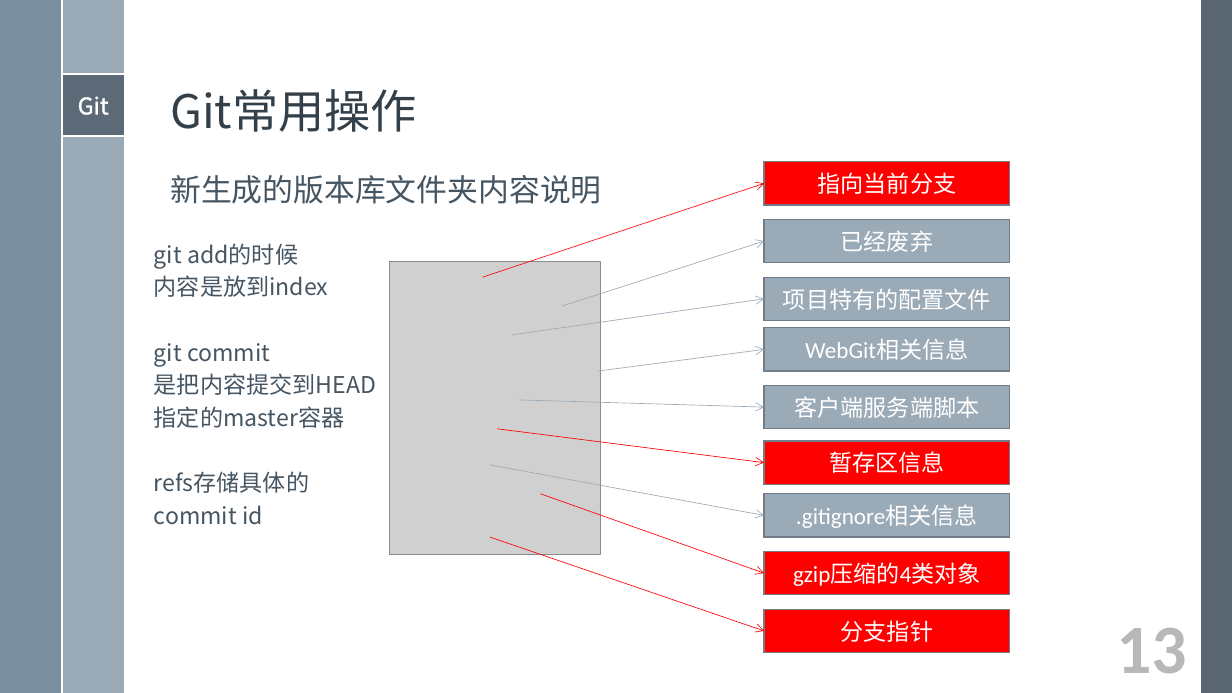
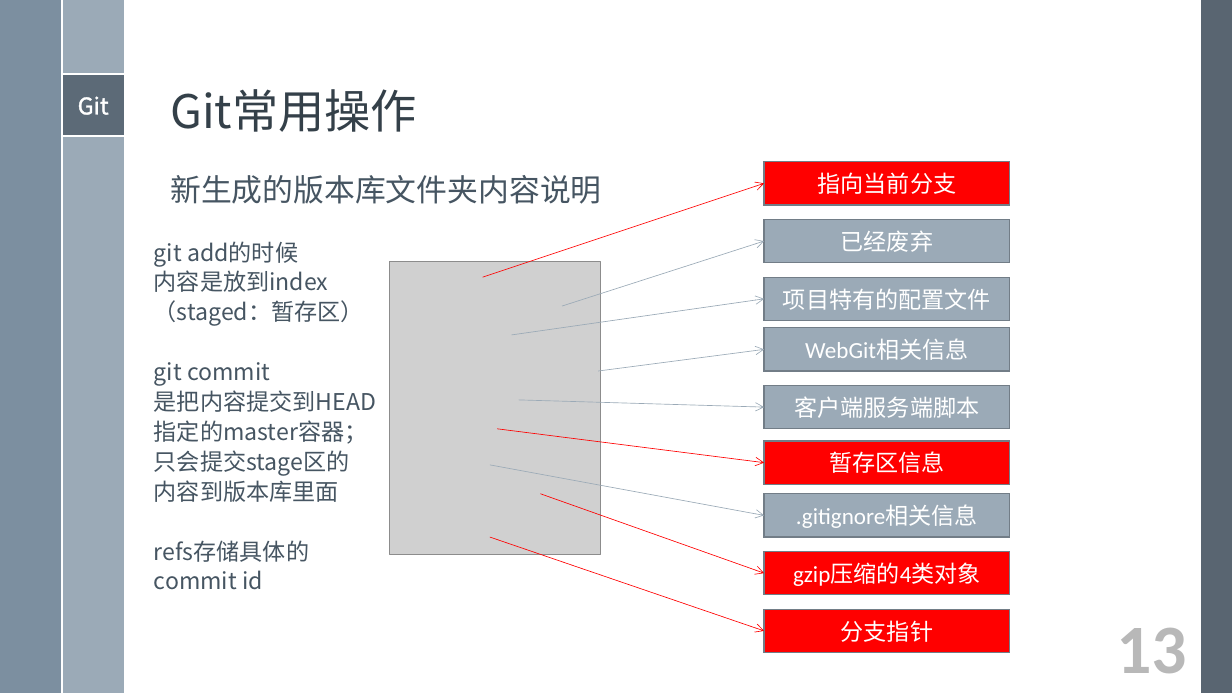
Before and after one commit to xami/joke, a slide deck: slide 13 of docs/Git入门学习/Git入门学习.pptx. Drawn at 1232x693 pixels with LibreOffice and Linux fonts; fonts in the diff are those of the drawing; grey boxes stand for pictures. Boxes give left, top, right and bottom in pixels: in the first picture for what was removed or moved away, otherwise in the second. Text is boxed around its words. In the diff, an @@ line names an element or a change of style, - is before the commit and + after.

```diff
--- a/docs/Git入门学习/Git入门学习.pptx
+++ b/docs/Git入门学习/Git入门学习.pptx
@@ text at box(154, 241, 376, 590): line spacing 0.9 to 0.8 @@
@@ text at box(154, 300, 364, 326): paragraph added @@
+  （staged：暂存区）
@@ text at box(154, 420, 367, 502): text changed @@
-  指定的master容器
+  指定的master容器；
+  只会提交stage区的
+  内容到版本库里面
```
Also in this commit, not shown: 3 other slides changed, 1 other file.
